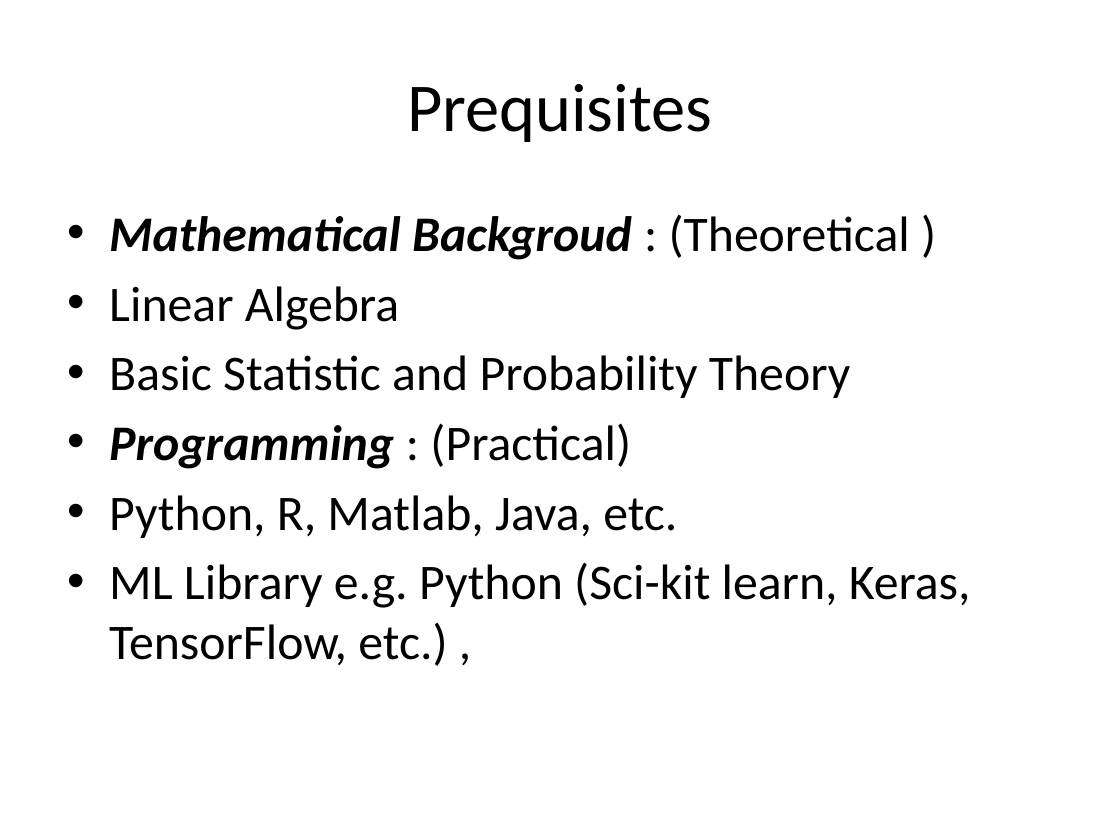
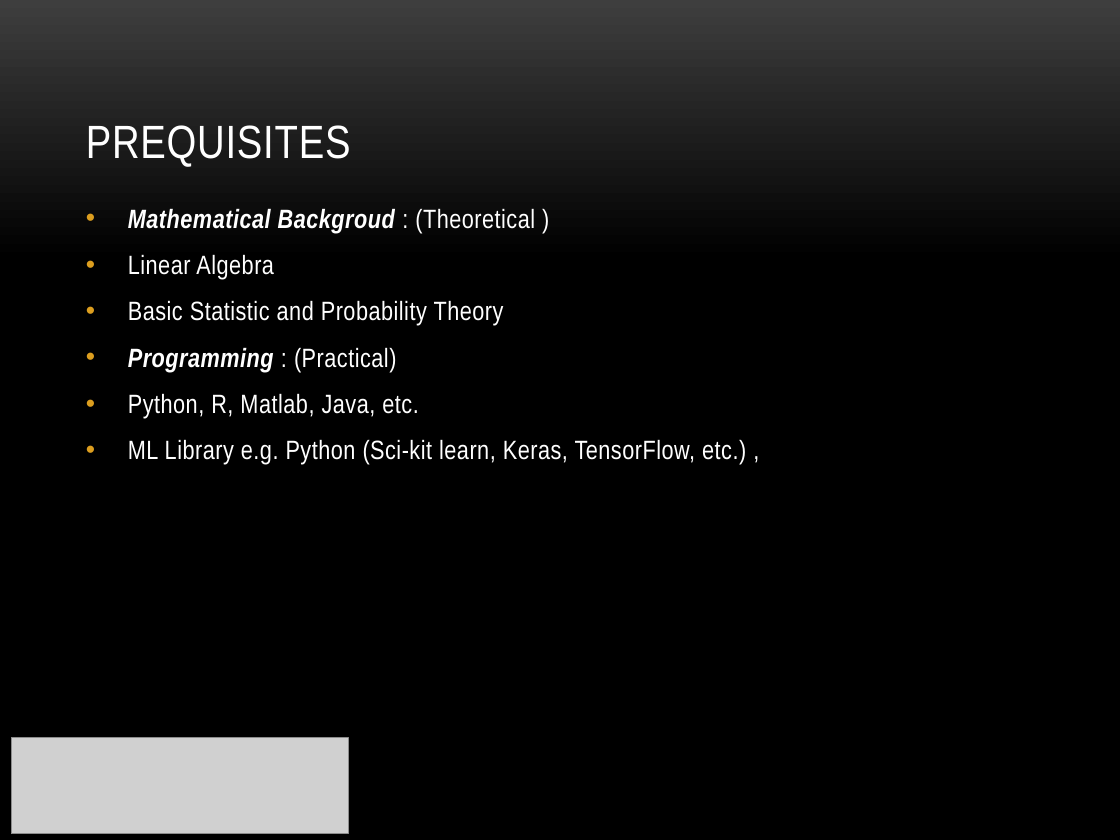
Before and after one commit to markus0708/Workshop_Python_-_ML, a slide deck: slide 13 of Part II Supervised_Learning/Introduction to Machine Learning.pptx. Drawn at 1120x840 pixels with LibreOffice and Linux fonts; fonts in the diff are those of the drawing; grey boxes stand for pictures; background and template pictures are left out. Boxes give left, top, right and bottom in pixels: in the first picture for what was removed or moved away, otherwise in the second. Text is boxed around its words. In the diff, an @@ line names an element or a change of style, - is before the commit and + after.

Commit message:
edit Supervised_Learning

```diff
--- a/Part II Supervised_Learning/Introduction to Machine Learning.pptx
+++ b/Part II Supervised_Learning/Introduction to Machine Learning.pptx
@@ background #FFFFFF to picture (left out) @@
@@ title "PREQUISITES" at box(86, 125, 351, 167): vertical alignment middle to bottom @@
@@ title at box(86, 125, 351, 167): text changed; size 44 to 30 pt; font Calibri to Arial Narrow; text colour #000000 to #FFFFFF @@
-Prequisites
+PREQUISITES
@@ text "Mathematical Backgroud : (Theoretical )": place and size @@
-text "Mathematical Backgroud : (Theoretical )" at box(109, 215, 971, 666)
+text "Mathematical Backgroud : (Theoretical )" at box(128, 208, 746, 465)
@@ text "Mathematical Backgroud : (Theoretical )" at box(128, 208, 746, 465): size 32 to 17 pt, font Calibri to Arial Narrow, text colour #000000 to #FFFFFF, letter spacing 0 to 0.3 pt; more space between paragraphs @@
@@ picture added at box(11, 737, 348, 833) @@
```
Also in this commit, not shown: 18 other slides changed, 5 slides added, 5 slides removed, 2 other files.
